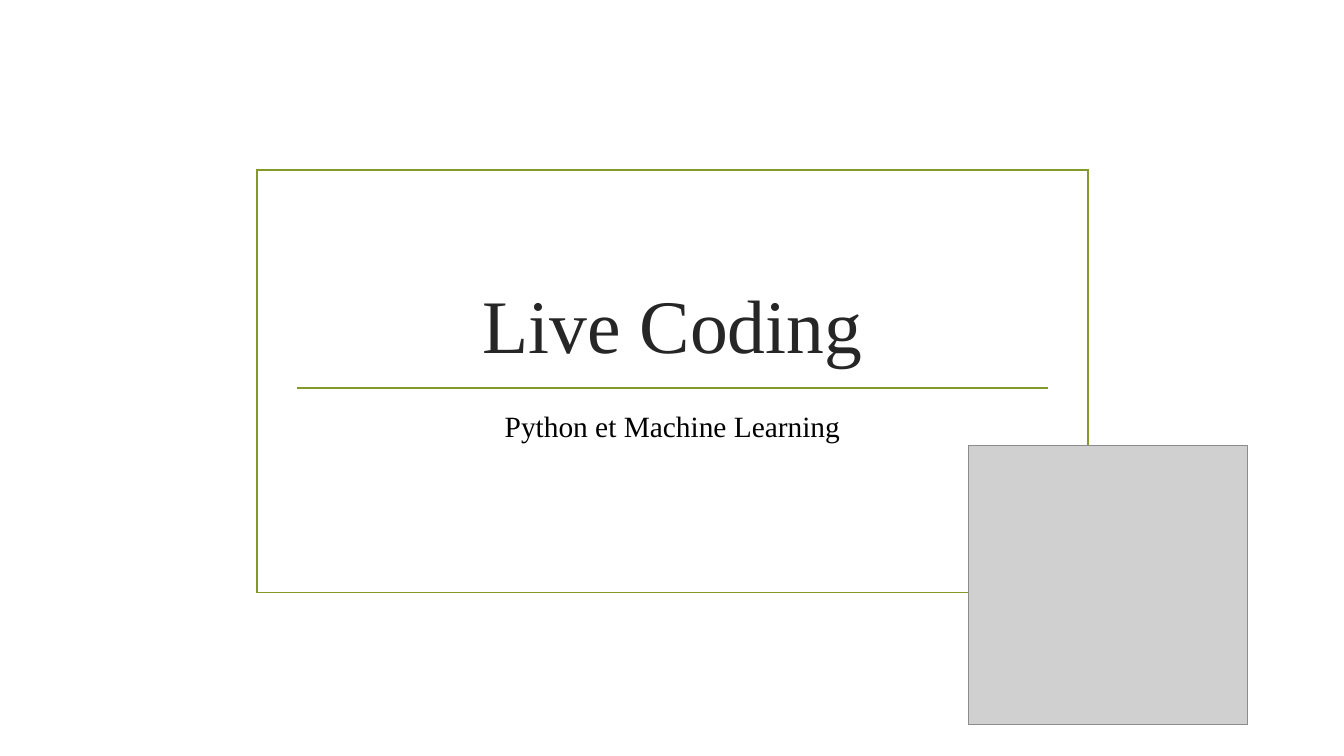
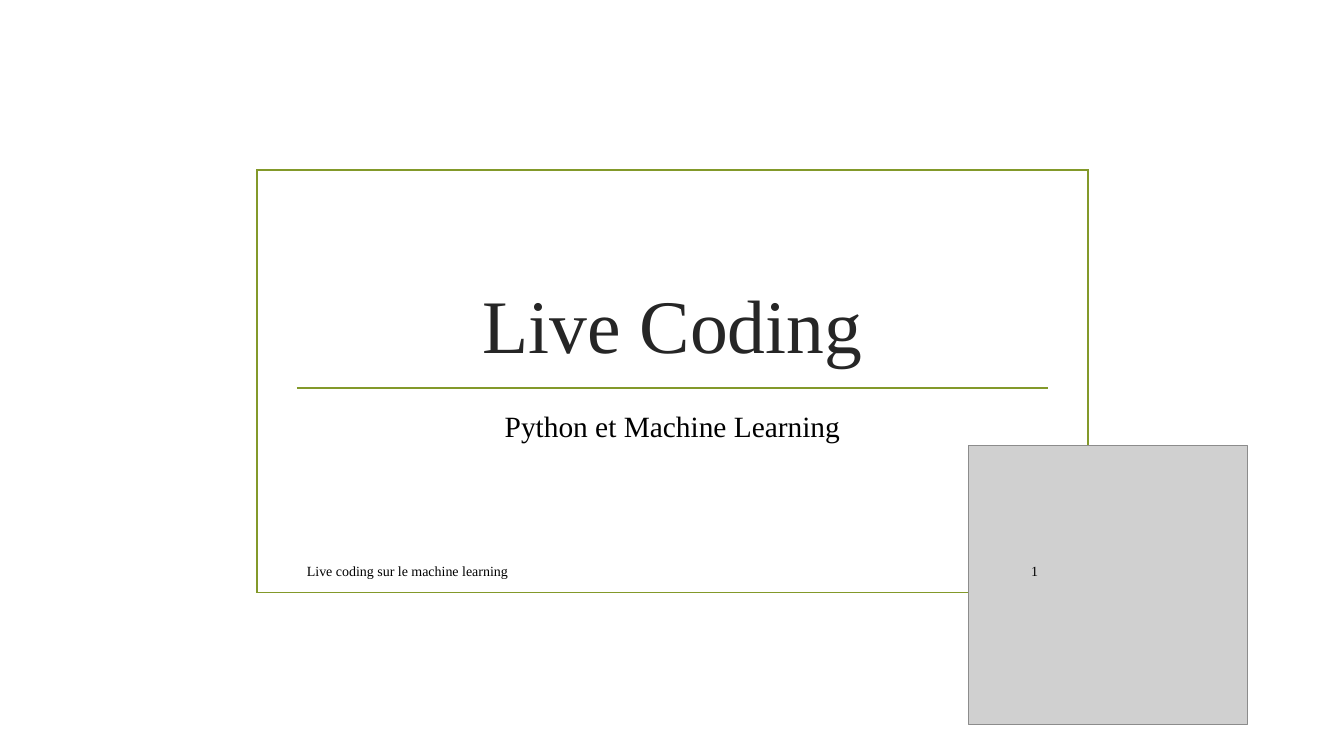
Before and after one commit to CalcagnoLoic/veille-becode, a slide deck: slide 1 of Live coding/Live Coding.pptx. Drawn at 1344x756 pixels with LibreOffice and Linux fonts; fonts in the diff are those of the drawing; grey boxes stand for pictures; background and template pictures are left out. Boxes give left, top, right and bottom in pixels: in the first picture for what was removed or moved away, otherwise in the second. Text is boxed around its words. In the diff, an @@ line names an element or a change of style, - is before the commit and + after.

```diff
--- a/Live coding/Live Coding.pptx
+++ b/Live coding/Live Coding.pptx
@@ text added at (x1=307, y1=566, x2=508, y2=579), 10 pt, text #000000 @@
+Live coding sur le machine learning
@@ page number added at (x1=1031, y1=567, x2=1038, y2=576), 10 pt, text #000000 @@
+1
```
Also in this commit, not shown: 1 other slide changed, 14 slides added, 1 other file.
